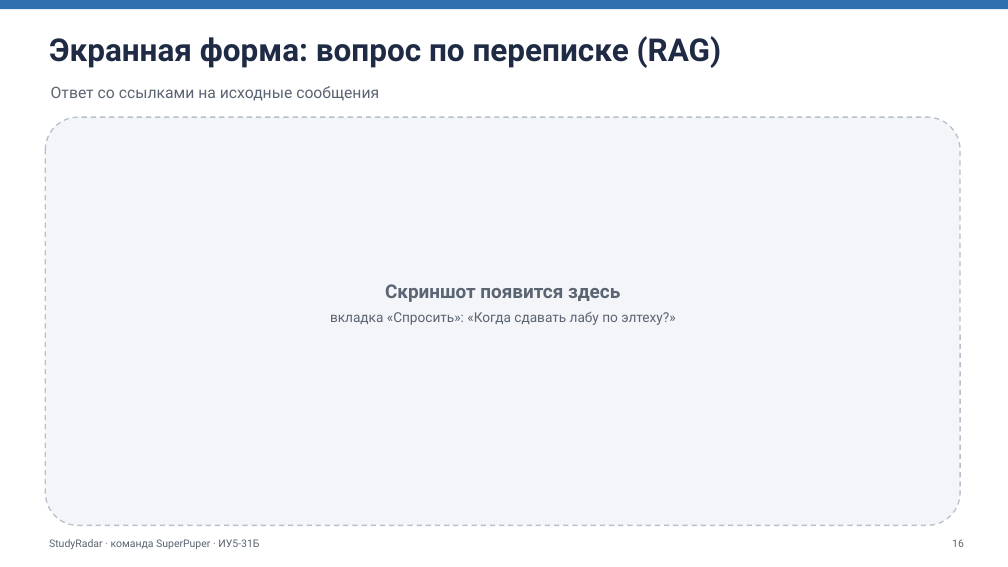
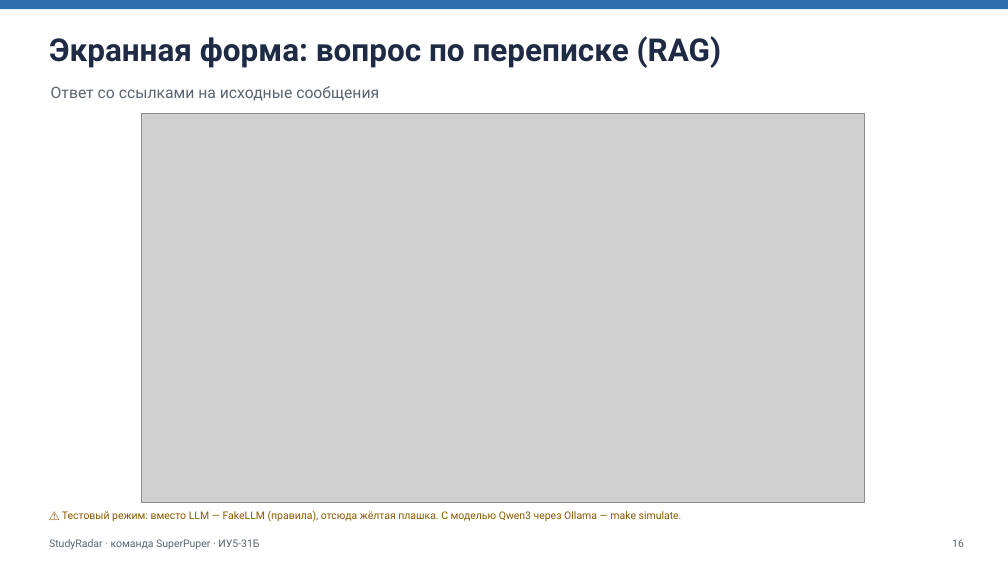
Before and after one commit to winlast/TG_Agent_champ, a slide deck: slide 16 of docs/StudyRadar_presentation.pptx. Drawn at 1008x567 pixels with LibreOffice and Linux fonts; fonts in the diff are those of the drawing; grey boxes stand for pictures. Boxes give left, top, right and bottom in pixels: in the first picture for what was removed or moved away, otherwise in the second. Text is boxed around its words. In the diff, an @@ line names an element or a change of style, - is before the commit and + after.

Commit message:
Презентация со скриншотами, статус проекта, безопасные настройки для Claude Code, keep_alive 5m

```diff
--- a/docs/StudyRadar_presentation.pptx
+++ b/docs/StudyRadar_presentation.pptx
@@ rounded rectangle removed at [45,117,960,526] @@
@@ picture added at [141,113,864,503] @@
@@ text removed at [330,284,675,325] @@
-Скриншот появится здесь
-вкладка «Спросить»: «Когда сдавать лабу по элтеху?»
@@ text added at [62,511,682,521], 10 pt, text #8A5A00 @@
+⚠ Тестовый режим: вместо LLM — FakeLLM (правила), отсюда жёлтая плашка. С моделью Qwen3 через Ollama — make simulate.
```
Also in this commit, not shown: 8 other slides changed, 20 other files.
